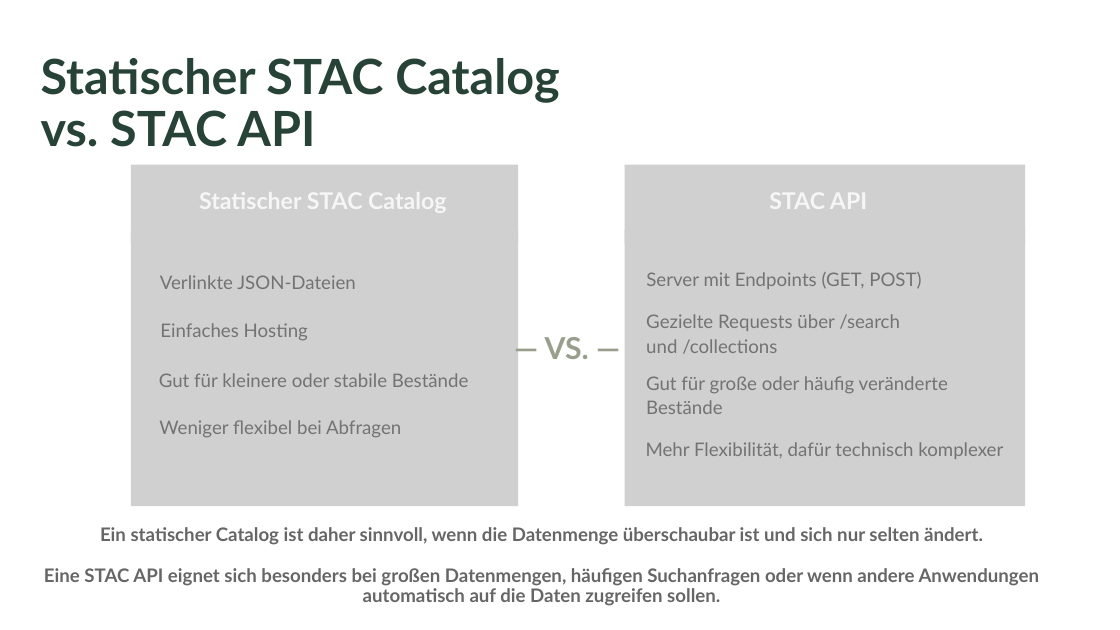
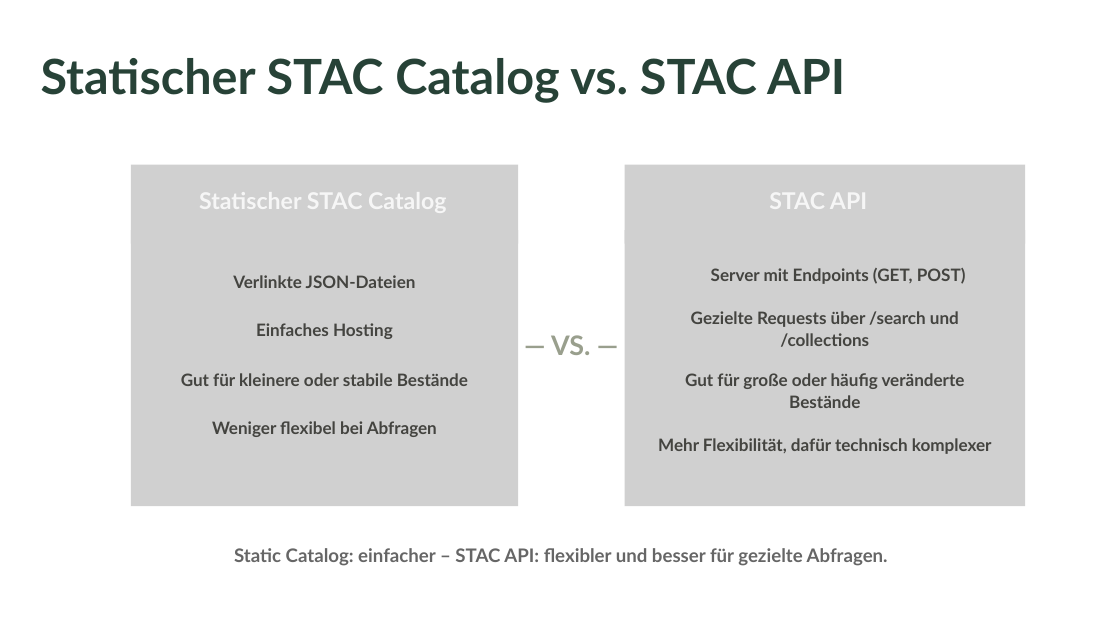
Before and after one commit to Geosoft2/geosoft2-2026, a slide deck: slide 6 of stac-api-spezifikation/STAC API Spezifikation.pptx. Drawn at 1120x630 pixels with LibreOffice and Linux fonts; fonts in the diff are those of the drawing; grey boxes stand for pictures; background and template pictures are left out. Boxes give left, top, right and bottom in pixels: in the first picture for what was removed or moved away, otherwise in the second. Text is boxed around its words. In the diff, an @@ line names an element or a change of style, - is before the commit and + after.

Commit message:
Update STAC API presentation

```diff
--- a/stac-api-spezifikation/STAC API Spezifikation.pptx
+++ b/stac-api-spezifikation/STAC API Spezifikation.pptx
@@ text "Statischer STAC Catalog vs. STAC ..." rewrapped from (x1=41, y1=58, x2=559, y2=147) to (x1=41, y1=58, x2=845, y2=103) @@
@@ text "Verlinkte JSON-Dateien" moved from (x1=160, y1=275, x2=356, y2=289) to (x1=233, y1=275, x2=416, y2=288) @@
@@ text "Server mit Endpoints (GET, POST)" moved from (x1=646, y1=272, x2=921, y2=289) to (x1=711, y1=268, x2=966, y2=284) @@
@@ text "Server mit Endpoints (GET, POST)" at (x1=711, y1=268, x2=966, y2=284): size 24 to 22 pt, text colour #737373 to #444440, bold on; alignment left to right; line spacing 31.2pt to 28.6pt @@
@@ size 24 to 22 pt, text colour #737373 to #444440, bold on; alignment left to centre; line spacing 31.2pt to 28.6pt in 7 elements at (x1=181, y1=373, x2=468, y2=386), (x1=658, y1=438, x2=992, y2=454), (x1=685, y1=373, x2=965, y2=408), (x1=691, y1=311, x2=959, y2=347), (x1=212, y1=421, x2=437, y2=437), (x1=233, y1=275, x2=416, y2=288), (x1=256, y1=323, x2=393, y2=339) @@
@@ text "Einfaches Hosting" moved from (x1=160, y1=323, x2=308, y2=340) to (x1=256, y1=323, x2=393, y2=339) @@
@@ text "Gezielte Requests über /search und ..." moved from (x1=646, y1=314, x2=900, y2=354) to (x1=691, y1=311, x2=959, y2=347) @@
@@ text "— VS. —" at (x1=551, y1=335, x2=590, y2=355): size 38.9 to 34.5 pt; line spacing 42pt to 37.3pt @@
@@ text "Gut für kleinere oder stabile ..." moved from (x1=159, y1=373, x2=469, y2=387) to (x1=181, y1=373, x2=468, y2=386) @@
@@ text "Gut für große oder häufig ..." moved from (x1=646, y1=376, x2=948, y2=414) to (x1=685, y1=373, x2=965, y2=408) @@
@@ text "Weniger flexibel bei Abfragen" moved from (x1=159, y1=420, x2=401, y2=437) to (x1=212, y1=421, x2=437, y2=437) @@
@@ text at (x1=234, y1=548, x2=888, y2=566): text changed @@
-Ein statischer Catalog ist daher sinnvoll, wenn die Datenmenge überschaubar ist und sich nur selten ändert.
-Eine STAC API eignet sich besonders bei großen Datenmengen, häufigen Suchanfragen oder wenn andere Anwendungen automatisch auf die Daten zugreifen sollen.
+Static Catalog: einfacher – STAC API: flexibler und besser für gezielte Abfragen.
```
Also in this commit, not shown: 4 other slides changed, 1 slide removed.
